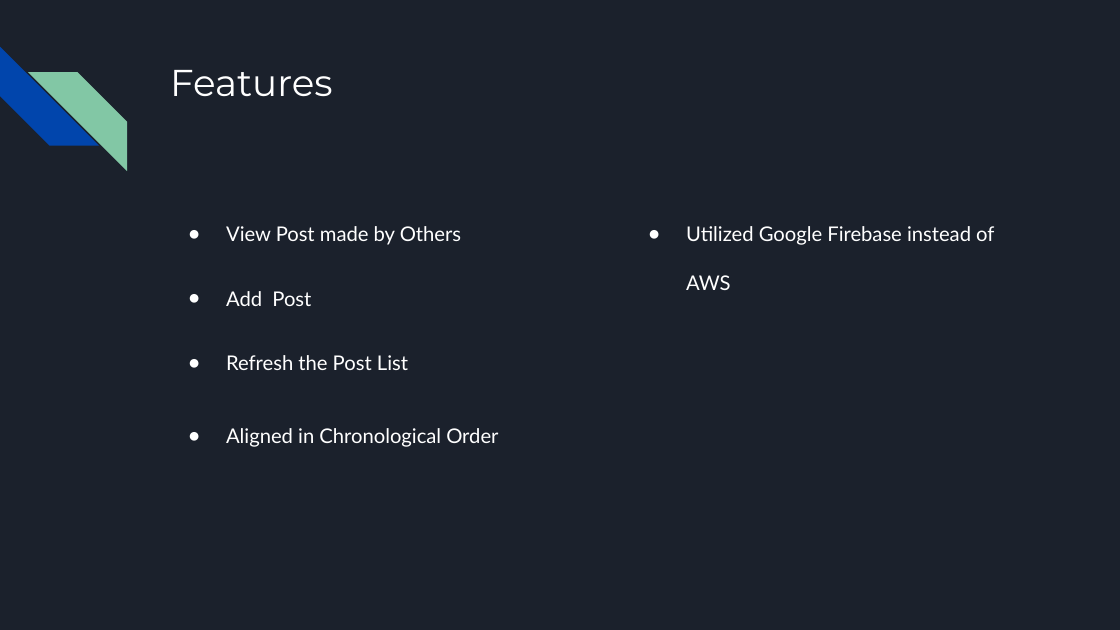
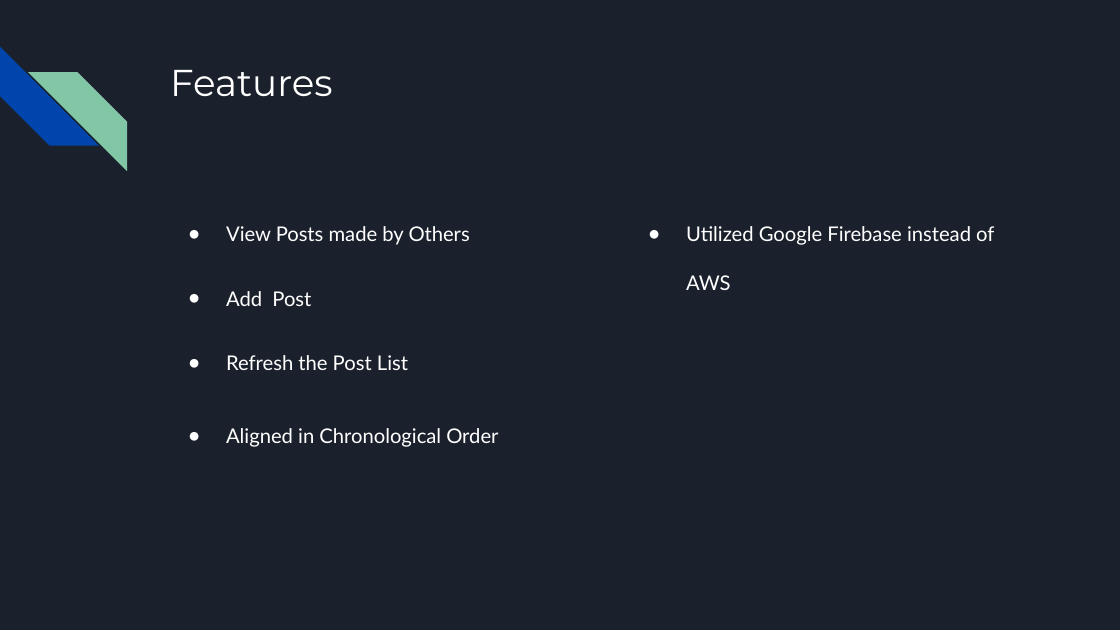
Before and after one commit to ivovi2/SHOUTING-PINWALL, a slide deck: slide 7 of SHOUTING-PINWALL.pptx. Drawn at 1120x630 pixels with LibreOffice and Linux fonts; fonts in the diff are those of the drawing. Boxes give left, top, right and bottom in pixels: in the first picture for what was removed or moved away, otherwise in the second. Text is boxed around its words. In the diff, an @@ line names an element or a change of style, - is before the commit and + after.

```diff
--- a/SHOUTING-PINWALL.pptx
+++ b/SHOUTING-PINWALL.pptx
@@ text at box(226, 226, 470, 245): text changed @@
-● View Post made by Others
+● View Posts made by Others
```
Also in this commit, not shown: 8 other slides changed.
